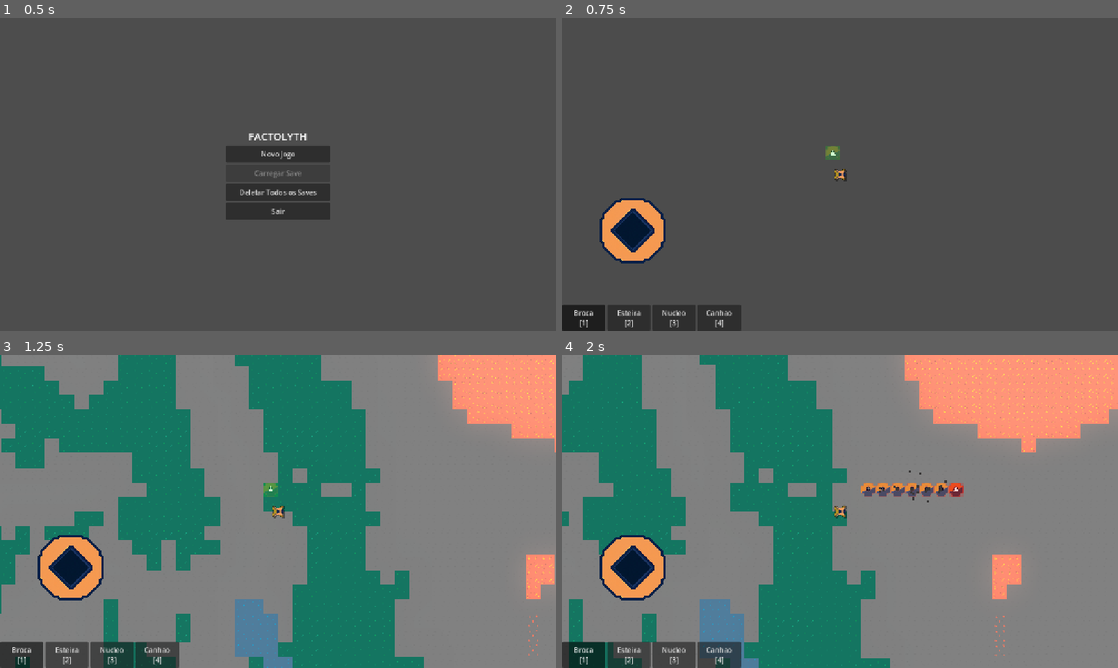
Above: before the commit, frames 1-4 (two rows, left to right).
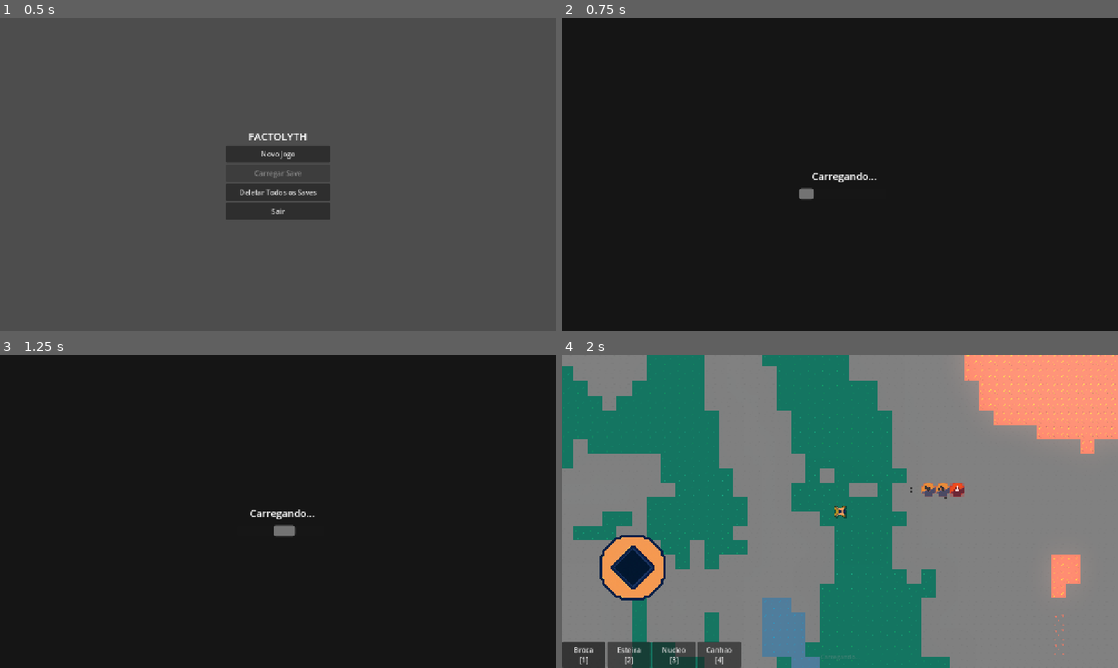
Above: after the commit, the same moments.

Repository: christianfelipesf/Factolyth
Game: Godot game, scene res://scenes/main.tscn
Same seed, same stepped clock (60 frames per second), same inputs: the game is played once before the commit and once after it. Sound files missing from this copy of the repository are replaced by a short silence.
Inputs (mouse positions are in pixels of both pictures, inside the frame that each line leads up to):
- Up to frame 1 (0.5 s): no input
- Up to frame 2 (0.75 s): click "Novo Jogo" at 0.5 s
- Up to frame 3 (1.25 s): no input
- Up to frame 4 (2 s): tap Enter at 1.25 s; move the mouse to (962, 495) at 1.27 s; press the mouse at (962, 495) at 1.28 s; hold D (move_right) from 1.28 s (still down)

Frame 1 is identical in both runs. In frame 2, 99% of the frame differs, in the area x 0-100%, y 0-100%; in frame 3, 100%; in frame 4, 42%.

Commit message:
ddawd
wadawdwa

Diff:
--- a/scenes/playerui.tscn
+++ b/scenes/playerui.tscn
@@ -6,6 +6,7 @@
 [ext_resource type="Script" uid="uid://bs2gpg1jptmk1" path="res://scripts/inventario_hud.gd" id="5"]
 [ext_resource type="PackedScene" uid="uid://cl4m08wh2m2h6" path="res://scenes/pause_menu.tscn" id="6_6rf2q"]
 [ext_resource type="Script" path="res://scripts/save_notification.gd" id="7_so4q7"]
+[ext_resource type="Script" path="res://scripts/loading_chunks_indicator.gd" id="8_0q5bq"]
 
 [node name="CanvasLayer" type="CanvasLayer" unique_id=216092279]
 
@@ -64,6 +65,38 @@
 text = ""
 script = ExtResource("7_so4q7")
 
+[node name="BotaoPausa" type="Button" parent="."]
+layout_mode = 1
+anchors_preset = 12
+anchor_left = 1.0
+anchor_right = 1.0
+offset_left = -52.0
+offset_top = 8.0
+offset_right = -8.0
+offset_bottom = 48.0
+grow_horizontal = 0
+theme_override_font_sizes/font_size = 22
+text = "❚❚"
+
+[node name="CarregandoChunks" type="Label" parent="."]
+layout_mode = 1
+anchors_preset = 14
+anchor_top = 1.0
+anchor_left = 0.5
+anchor_right = 0.5
+anchor_bottom = 1.0
+offset_top = -60.0
+grow_horizontal = 2
+grow_vertical = 0
+theme_override_colors/font_color = Color(1, 1, 1, 0.8)
+theme_override_font_sizes/font_size = 14
+theme_override_constants/outline_size = 3
+theme_override_colors/font_outline_color = Color(0, 0, 0, 0.7)
+horizontal_alignment = 1
+vertical_alignment = 1
+text = "Carregando..."
+script = ExtResource("8_0q5bq")
+
 [node name="Margem" type="MarginContainer" parent="InventarioHUD" unique_id=1582695389]
 layout_mode = 1
 anchors_preset = 15
@@ -83,3 +116,5 @@
 theme_override_font_sizes/font_size = 14
 text = "Inventário:"
 vertical_alignment = 1
+
+[connection signal="pressed" from="BotaoPausa" to="PauseMenu" method="abrir"]
--- a/scripts/gerador_mundo.gd
+++ b/scripts/gerador_mundo.gd
@@ -25,6 +25,11 @@
 var _jogador: Node2D = null
 var _fila_geracao: Array[Vector2i] = []
 var _gerando: bool = false
+var _loading_ativa := false
+var _frames_loading := 0
+
+signal chunks_pronto
+signal chunks_iniciou
 
 @onready var solo: TileMapLayer = $solo
 @onready var minerios: TileMapLayer = $minerios
@@ -35,10 +40,24 @@
 		semente = randi()
 	_inicializar_noises()
 	_deslocamento = Vector2i(int(-largura / 2.0), int(-altura / 2.0))
+	# Mostra loading até os chunks iniciais terminarem
 	if SaveManager != null:
 		SaveManager.mostrar_carregando()
-		SaveManager.esconder_carregando()
+		_loading_ativa = true
 	print("Mapa pronto (semente: ", semente, ")")
+
+## Aguarda até que todos os chunks da fila tenham sido gerados.
+## Lida com o caso onde o _process() ainda não rodou (autoload processa antes).
+func await_chunks_pronto() -> void:
+	if _gerando:
+		# Já está gerando chunks — aguarda conclusão
+		await chunks_pronto
+	elif not is_instance_valid(_jogador):
+		# Jogador ainda não encontrado — aguarda iniciar e depois concluir
+		await chunks_iniciou
+		if _gerando:
+			await chunks_pronto
+	# Se não está gerando E jogador é válido, está tudo pronto (retorna)
 
 func _inicializar_noises() -> void:
 	_noise_altura = FastNoiseLite.new()
@@ -71,6 +90,17 @@
 	_inicializar_noises()
 
 func _process(_delta: float) -> void:
+	# Failsafe: se o loading estiver ativo há tempo demais, força saída
+	if _loading_ativa:
+		_frames_loading += 1
+		if _frames_loading > 600:  # ~10 segundos a 60fps
+			_loading_ativa = false
+			_frames_loading = 0
+			if SaveManager != null:
+				SaveManager.esconder_carregando()
+			chunks_pronto.emit()
+			return
+
 	if not is_instance_valid(_jogador):
 		_jogador = get_tree().current_scene.get_node_or_null("Jogador")
 		if not is_instance_valid(_jogador):
@@ -82,6 +112,12 @@
 		_processar_fila()
 	else:
 		_gerando = false
+		if _loading_ativa:
+			_loading_ativa = false
+			_frames_loading = 0
+			if SaveManager != null:
+				SaveManager.esconder_carregando()
+			chunks_pronto.emit()
 
 func _atualizar_chunks() -> void:
 	if not is_instance_valid(_jogador):
@@ -119,18 +155,21 @@
 			_descarregar_chunk(c)
 			_chunks_carregados.erase(c)
 
+	var chunks_novos := false
 	for c in chunks_manter.keys():
 		if not _chunks_carregados.has(c):
 			_fila_geracao.append(c)
 			_chunks_carregados[c] = true
 			_gerando = true
+			chunks_novos = true
+	if chunks_novos:
+		chunks_iniciou.emit()
 
 func _processar_fila() -> void:
 	var por_frame := 2
 	for _i in range(por_frame):
 		if _fila_geracao.is_empty():
-			_gerando = false
-			return
+			return  # _gerando será limpo no else do _process()
 		var chunk_pos: Vector2i = _fila_geracao.pop_front()
 		_gerar_chunk(chunk_pos)
 
--- /dev/null
+++ b/scripts/loading_chunks_indicator.gd
@@ -0,0 +1,22 @@
+extends Label
+
+func _ready() -> void:
+	hide()
+	# Conecta aos sinais do mapa para mostrar/esconder durante carregamento
+	var mapa := get_tree().current_scene.get_node_or_null("Mapa")
+	if mapa != null:
+		if mapa.has_signal("chunks_iniciou"):
+			mapa.chunks_iniciou.connect(_mostrar)
+		if mapa.has_signal("chunks_pronto"):
+			mapa.chunks_pronto.connect(_esconder)
+
+func _mostrar() -> void:
+	modulate = Color(1, 1, 1, 1)
+	show()
+
+func _esconder() -> void:
+	var tween := create_tween()
+	tween.tween_property(self, "modulate", Color(1, 1, 1, 0), 0.5)
+	await tween.finished
+	hide()
+	modulate = Color(1, 1, 1, 1)
--- a/scripts/save_manager.gd
+++ b/scripts/save_manager.gd
@@ -78,6 +78,11 @@
 	_limpar_estruturas(arvore.current_scene)
 
 	await _aplicar_semente(dados.seed, dados.estruturas)
+
+	# Aguarda chunks terminarem antes de esconder o loading
+	var mapa := arvore.current_scene.get_node_or_null("Mapa")
+	if mapa != null and mapa.has_method("await_chunks_pronto"):
+		await mapa.await_chunks_pronto()
 
 	if dados.has("jogador"):
 		_restaurar_jogador(dados.jogador)
Not shown, added: public/index.apple-touch-icon.png.import
Not shown, added: public/index.icon.png.import
Not shown, added: public/index.png.import
Not shown, added: scripts/loading_chunks_indicator.gd.uid
Not shown, changed: public/index.html
Not shown, changed: public/index.pck
